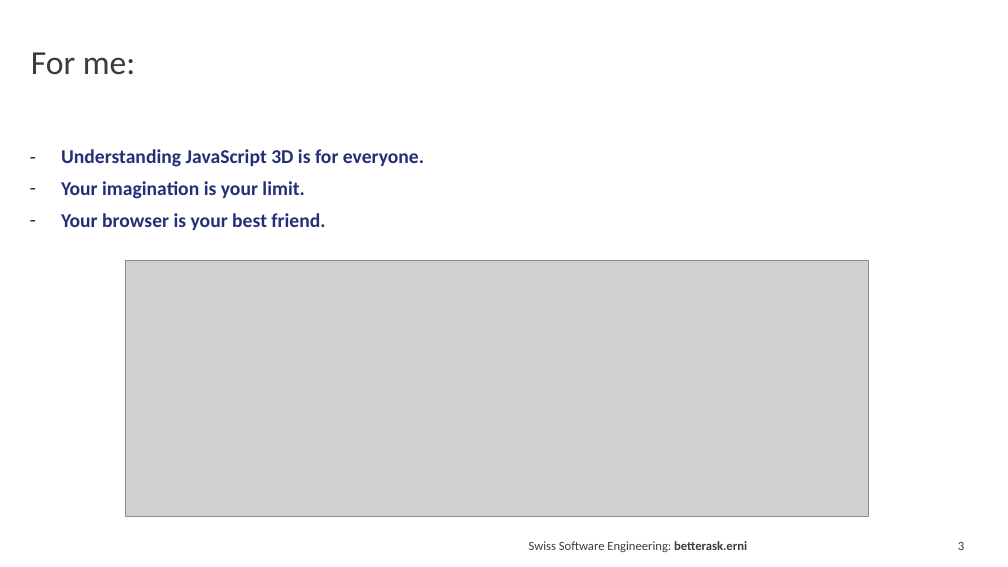
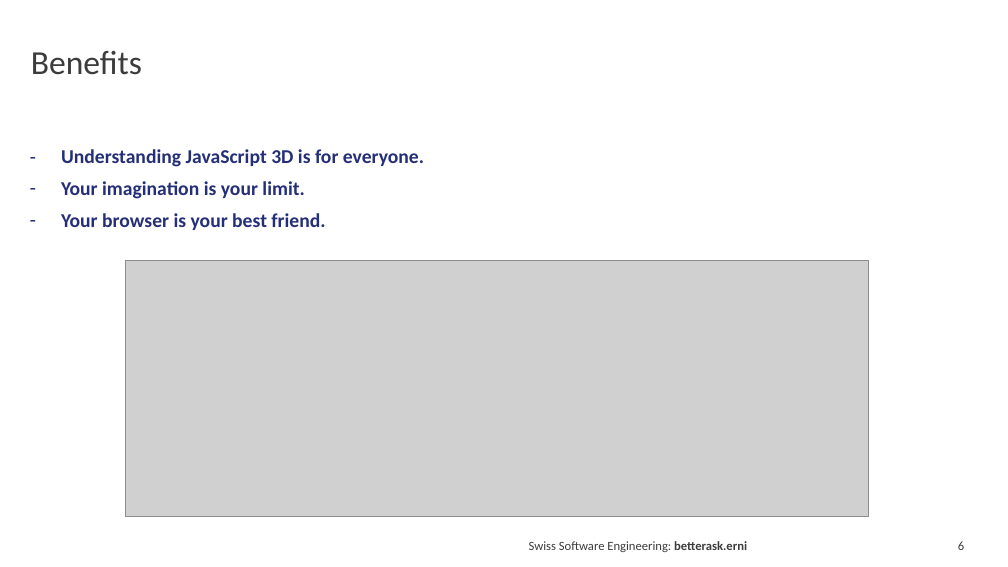
Before and after one commit to leonelllagumbay/paperplane, a slide deck: slide 6 of src/assets/EDD Understanding Angular 3D - Leonell Lagumbay.pptx (slide 3 before the commit). Drawn at 1008x567 pixels with LibreOffice and Linux fonts; fonts in the diff are those of the drawing; grey boxes stand for pictures. Boxes give left, top, right and bottom in pixels: in the first picture for what was removed or moved away, otherwise in the second. Text is boxed around its words. In the diff, an @@ line names an element or a change of style, - is before the commit and + after.

Commit message:
update powerpoint

```diff
--- a/src/assets/EDD Understanding Angular 3D - Leonell Lagumbay.pptx
+++ b/src/assets/EDD Understanding Angular 3D - Leonell Lagumbay.pptx
@@ title at (31,51,142,75): text changed @@
-For me:
+Benefits
@@ page number at (958,541,964,550): text changed @@
-3
+6
```
Also in this commit, not shown: 3 slides added.
